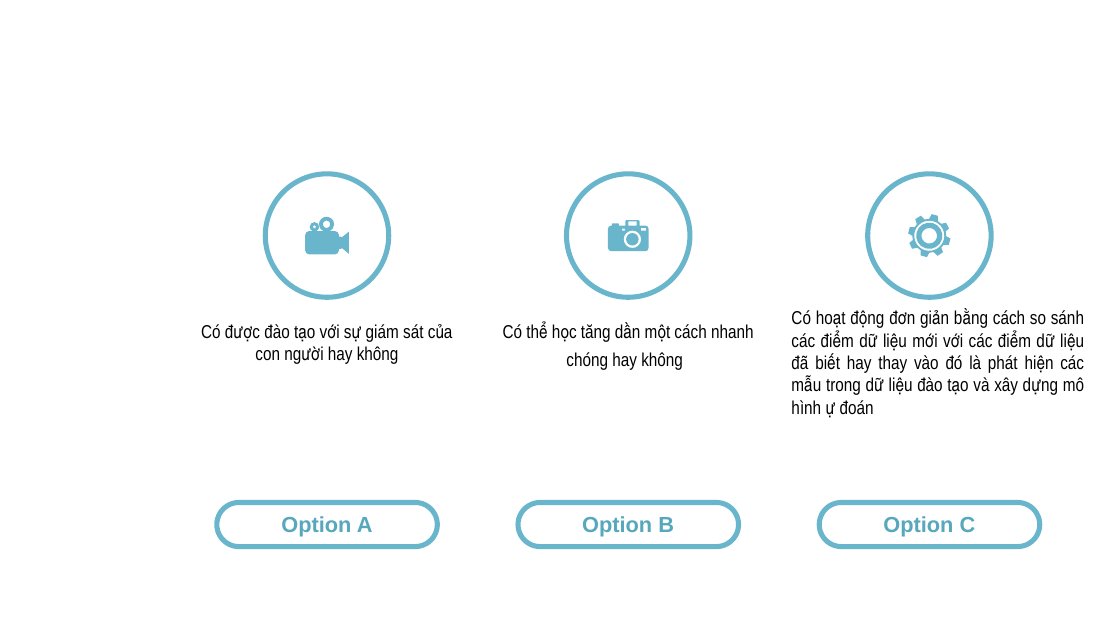
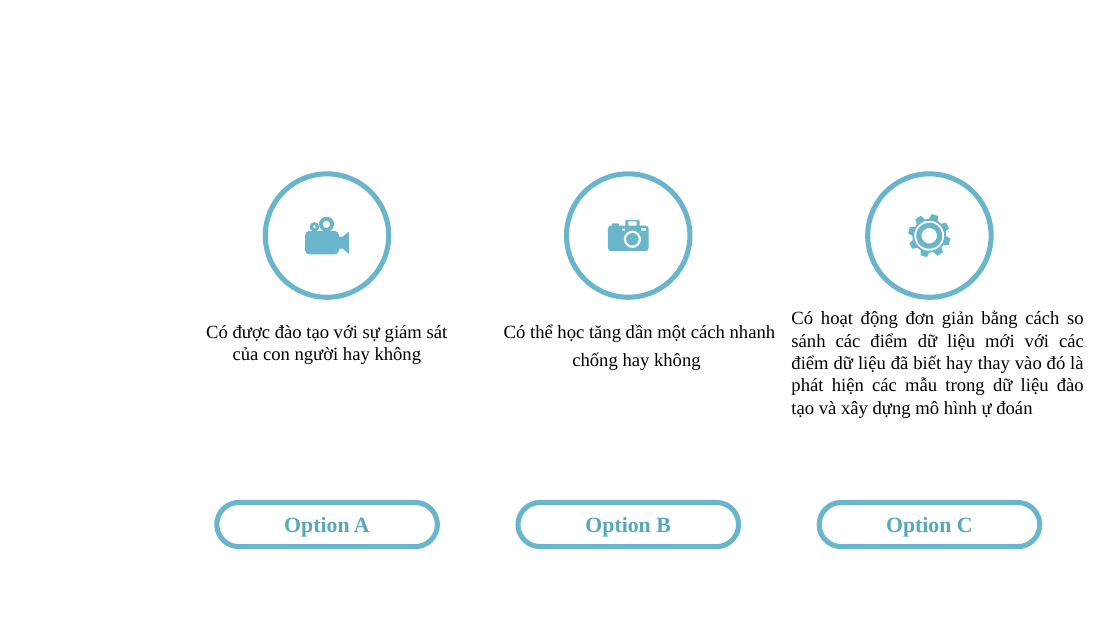
Before and after one commit to VanTay99/Project3, a slide deck: slide 5 of DoAn3.pptx. Drawn at 1120x630 pixels with LibreOffice and Linux fonts; fonts in the diff are those of the drawing; background and template pictures are left out. Boxes give left, top, right and bottom in pixels: in the first picture for what was removed or moved away, otherwise in the second. Text is boxed around its words. In the diff, an @@ line names an element or a change of style, - is before the commit and + after.

```diff
--- a/DoAn3.pptx
+++ b/DoAn3.pptx
@@ text "Có được đào tạo với ..." at (x1=206, y1=325, x2=448, y2=364): font Arial Narrow to Times New Roman @@
@@ text at (x1=504, y1=324, x2=776, y2=370): text changed; font Arial Narrow to Times New Roman @@
-Có thể học tăng dần một cách nhanh chóng hay không.
+Có thể học tăng dần một cách nhanh chống hay không.
@@ text "Có hoạt động đơn giản ..." at (x1=791, y1=310, x2=1084, y2=418): font Arial Narrow to Times New Roman @@
@@ font Arial to Times New Roman in 3 elements at (x1=284, y1=517, x2=370, y2=537), (x1=585, y1=517, x2=671, y2=537), (x1=886, y1=517, x2=973, y2=537) @@
```
Also in this commit, not shown: 4 other slides changed, 2 slides added, 1 other file.
